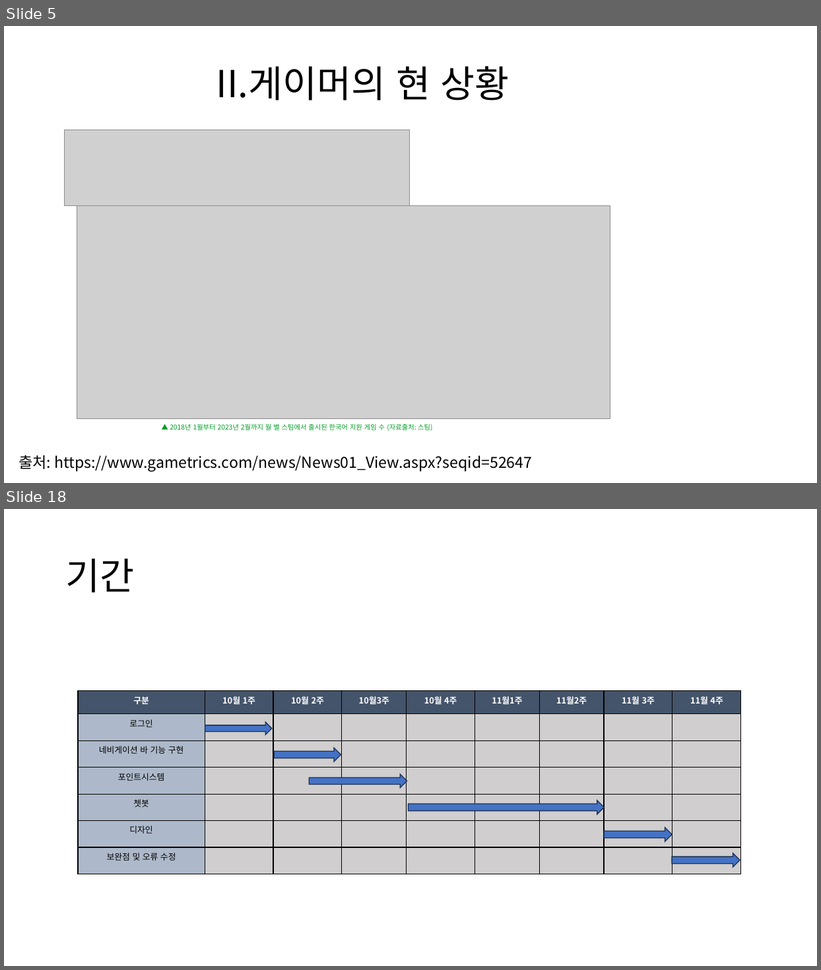
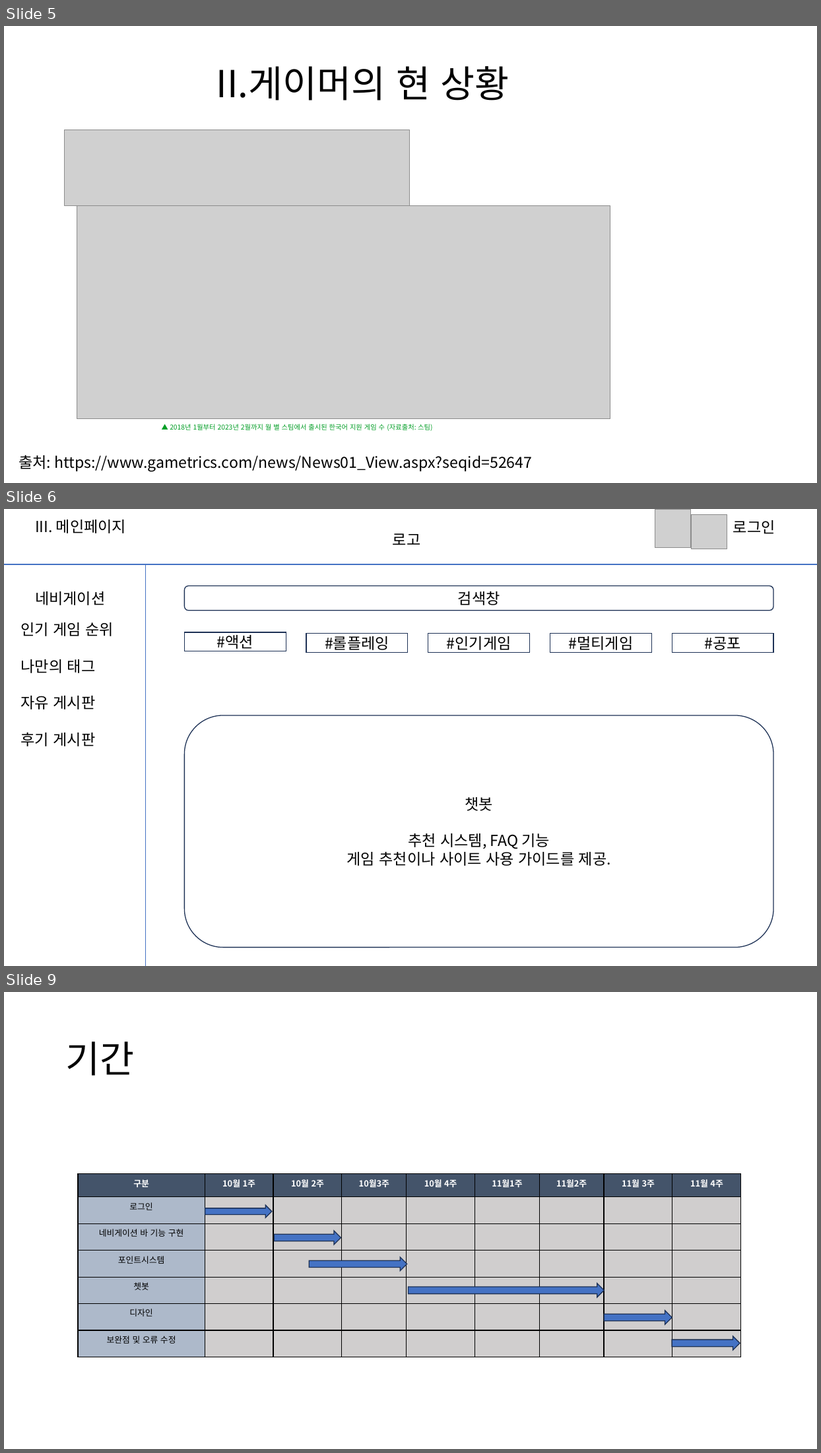
Before and after one commit to chlwlsgh777/project, a slide deck: GamSearch(수정).pptx. Shown one above the other, each under a label of ours: slides 5 and 18 before the commit, slides 5, 6 and 9 after it; the slides between them are not shown. The pictures are 821x970 and 821x1453 pixels, drawn with LibreOffice and Linux fonts; fonts in the diff are those of the drawing; grey boxes stand for pictures. Boxes give left, top, right and bottom in pixels: in the first picture for what was removed or moved away, otherwise in the second. Text is boxed around its words. In the diff, an @@ line names an element or a change of style, - is before the commit and + after.

```diff
--- a/GamSearch(수정).pptx
+++ b/GamSearch(수정).pptx
@@ slide 6 added at (4,509,817,966), background #FFFFFF @@
@@ text added at (35,520,126,533), 18 pt, text #000000 @@
+III. 메인페이지
@@ picture added at (655,510,691,548) @@
@@ picture added at (692,514,727,549) @@
@@ text added at (733,520,776,534), 18 pt, text #000000 @@
+로그인
@@ text added at (393,533,421,545), 18 pt, text #000000 @@
+로고
@@ line added from (4, 564) to (817, 564), #4472C4 1 pt @@
@@ line added from (145, 564) to (145, 966), #4472C4 1 pt @@
@@ rounded rectangle added at (185,586,774,610), fill #FFFFFF, outline #1E3256 1 pt, 18 pt, text #000000 @@
+검색창
@@ text added at (35,591,105,605), 18 pt, text #000000 @@
+네비게이션
@@ text added at (21,623,114,747), 18 pt, text #000000 @@
+인기 게임 순위
+나만의 태그
+자유 게시판
+후기 게시판
@@ group added at (185,632,774,652): 5 rectangles @@
+#액션
+#롤플레잉
+#공포
+#멀티게임
+#인기게임
@@ rounded rectangle added at (185,716,774,948), fill #FFFFFF, outline #1E3256 1 pt, 18 pt, text #000000 @@
+챗봇
+추천 시스템, FAQ 기능
+게임 추천이나 사이트 사용 가이드를 제공.
@@ what was slide 18 is now slide 9 @@
```
Also in this commit, not shown: 3 slides changed, 10 slides removed.
